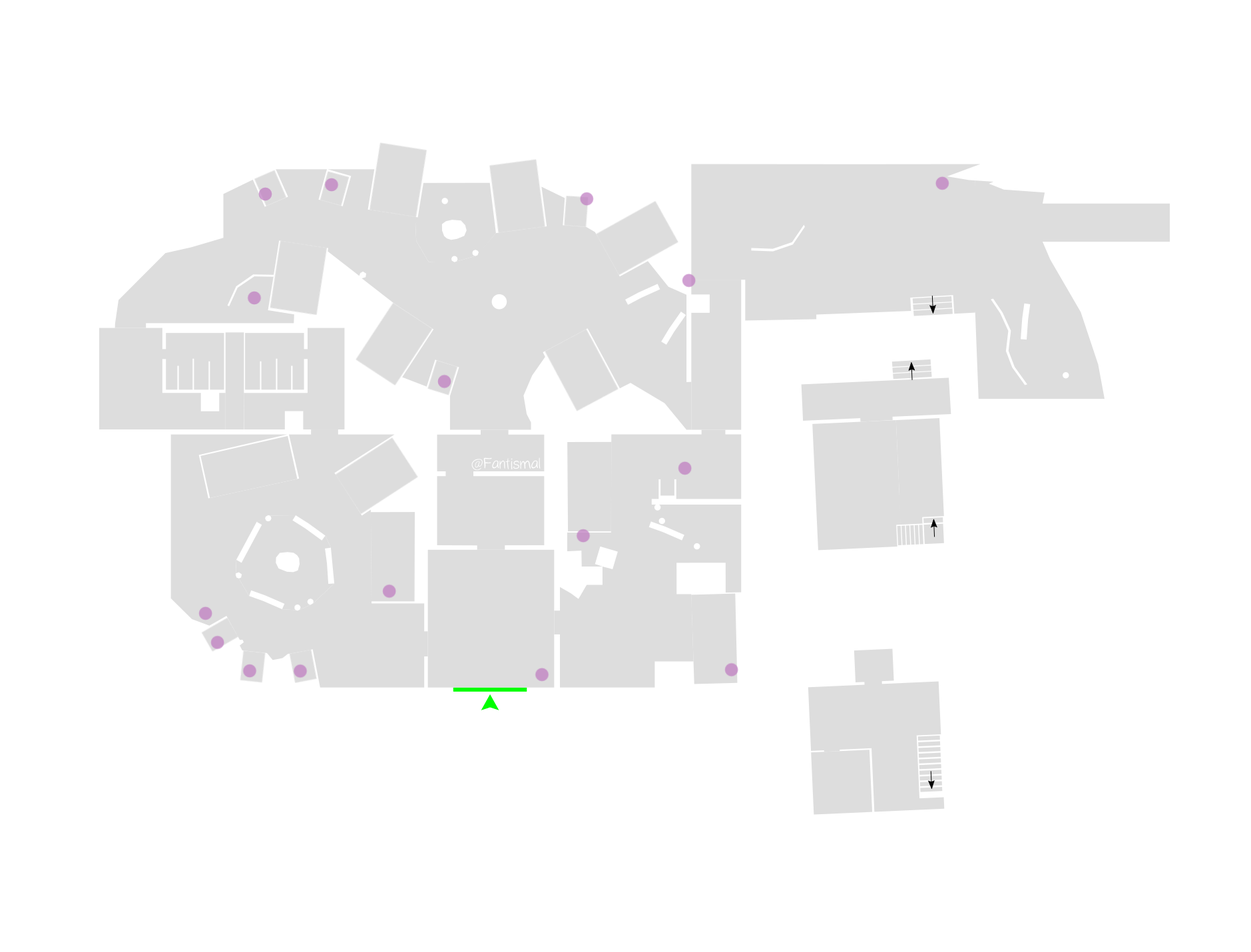
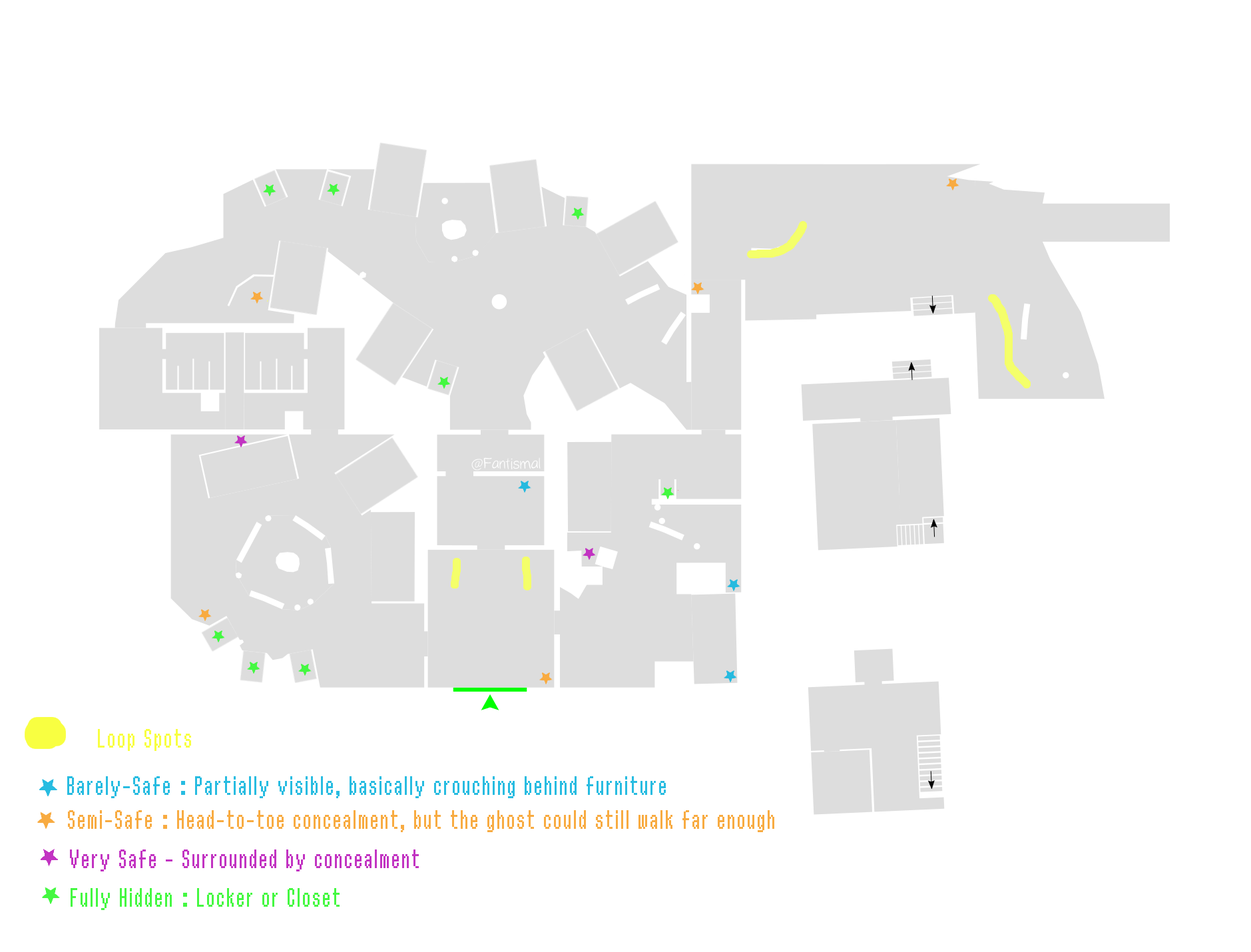
Layered file, before and after one edit (1251 × 952). Changes by layer:
added layer "Pasted Layer" above "Safe_Spots" over (24, 717, 775, 911)
added layer "Safe_Spots" above "Safe Spots" over (198, 178, 1031, 685)
painted on "Safe Spots" over (198, 175, 950, 682)
